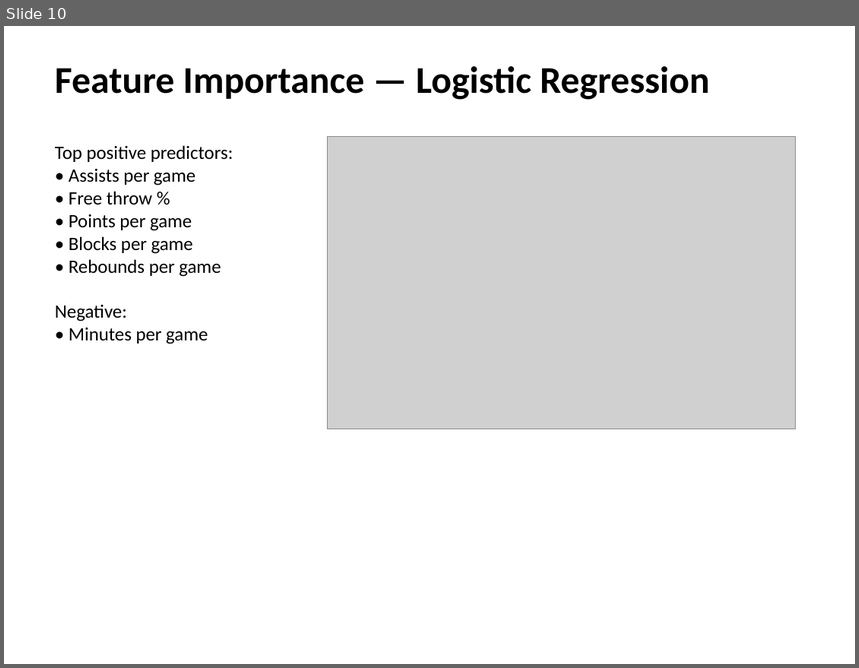
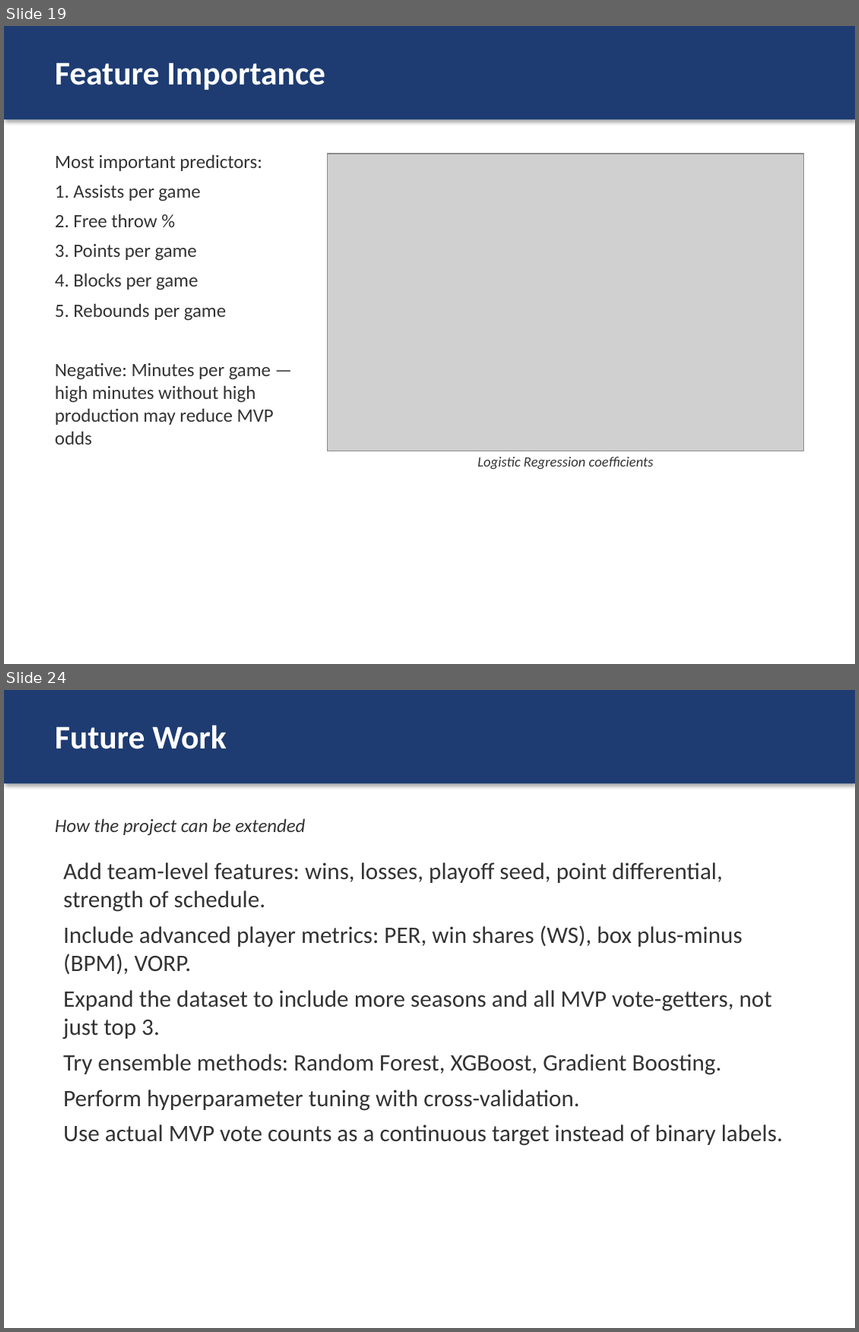
Before and after one commit to Nami-181/nba-mvp-ml, a slide deck: reports/presentation/NBA_MVP_Prediction.pptx. Shown one above the other, each under a label of ours: slide 10 before the commit, slides 19 and 24 after it; the slides between them are not shown. The pictures are 859x668 and 859x1332 pixels, drawn with LibreOffice and Linux fonts; fonts in the diff are those of the drawing; grey boxes stand for pictures. Boxes give left, top, right and bottom in pixels: in the first picture for what was removed or moved away, otherwise in the second. Text is boxed around its words. In the diff, an @@ line names an element or a change of style, - is before the commit and + after.

```diff
--- a/reports/presentation/NBA_MVP_Prediction.pptx
+++ b/reports/presentation/NBA_MVP_Prediction.pptx
@@ slide 24 added at (4,690,855,1328), background #FFFFFF @@
@@ rectangle added at (4,690,855,783), fill #1E3C72 @@
@@ text added at (55,725,226,749), 28 pt, text #FFFFFF, bold @@
+Future Work
@@ text added at (55,818,305,836), 16 pt, text #333333, italic @@
+How the project can be extended
@@ text added at (63,863,783,1146), 20 pt, text #333333 @@
+Add team-level features: wins, losses, playoff seed, point differential, strength of schedule.
+Include advanced player metrics: PER, win shares (WS), box plus-minus (BPM), VORP.
+Expand the dataset to include more seasons and all MVP vote-getters, not just top 3.
+Try ensemble methods: Random Forest, XGBoost, Gradient Boosting.
+Perform hyperparameter tuning with cross-validation.
+Use actual MVP vote counts as a continuous target instead of binary labels.
@@ what was slide 10 is now slide 19 @@
@@ slide 19 changed as well @@
@@ rectangle added at (4,26,855,119), fill #1E3C72 @@
@@ text at (55,62,325,90): text changed; size 32 to 28 pt; text colour #000000 to #FFFFFF @@
-Feature Importance — Logistic Regression
+Feature Importance
@@ text at (55,154,274,445): text changed; text colour #000000 to #333333 @@
-Top positive predictors:
-• Assists per game
-• Free throw %
-• Points per game
-• Blocks per game
-• Rebounds per game
-Negative:
-• Minutes per game
+Most important predictors:
+1. Assists per game
+2. Free throw %
+3. Points per game
+4. Blocks per game
+5. Rebounds per game
+Negative: Minutes per game — high minutes without high production may reduce MVP odds
@@ picture: place and size @@
-picture at (328,137,796,430)
+picture at (328,154,804,452)
@@ text added at (477,457,654,469), 12 pt, text #333333, italic @@
+Logistic Regression coefficients
```
Also in this commit, not shown: 6 other slides changed, 20 other slides added, 6 slides removed, 8 other files.
